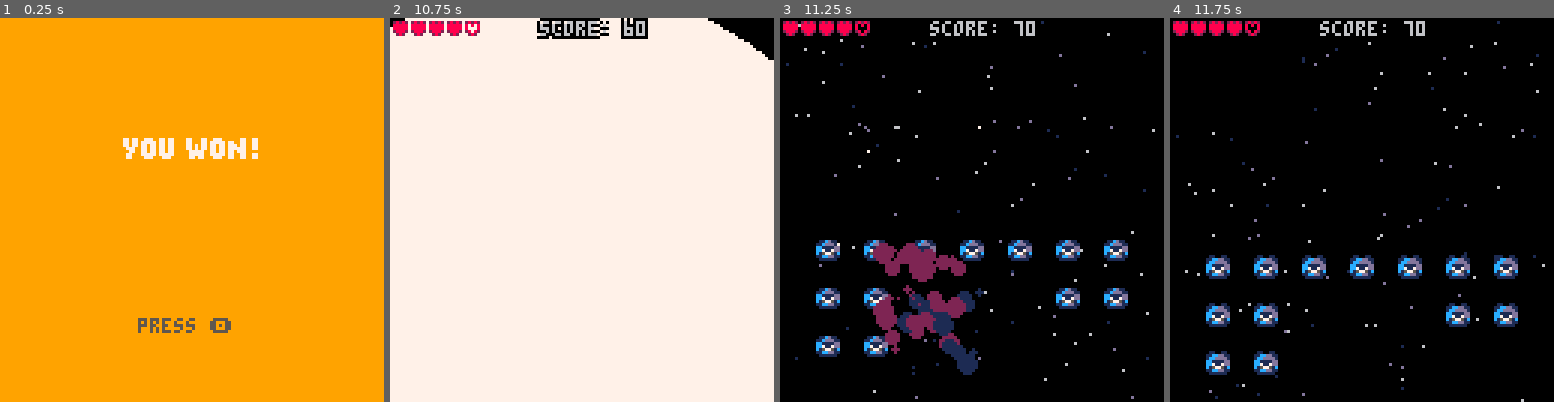
Above: before the commit, frames 1-4 (left to right).
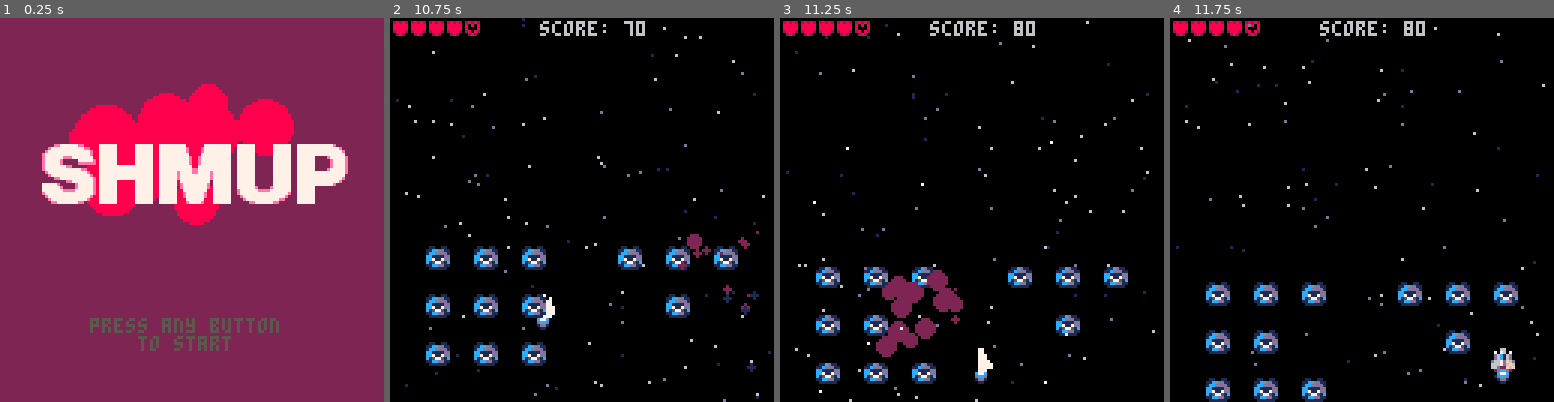
Above: after the commit, the same moments.

Repository: jimmac/pico-shed
Game: PICO-8 cartridge shmup.p8
Two runs of this game, one before a commit and one after it. Both use one fixed random seed, a clock stepped at 60 frames per second and the inputs below.
Inputs:
- Up to frame 1 (0.25 s): no input
- Up to frame 2 (10.75 s): tap X (X key) at 0.33, 1.07, 1.85, 2.97, 4.08, 5.2, 6.32, 7.43, 8.55, 9.67 s; tap O (Z key) at 0.7, 1.7, 2.1, 2.5, 2.9, 3.3, 3.7, 4.1, 4.5, 4.9, 5.3, 5.7, 6.1, 6.5, 6.9, 7.3, 7.7, 8.1, 8.5, 8.9, 9.3, 9.7, 10.1, 10.5 s; hold Right 1.6-2.1 s; hold Up 2.15-2.42 s; hold Right 2.47-3.03 s; hold Left 3.08-3.58 s; hold Down 3.63-3.97 s; hold Right 4.02-4.68 s; hold Up 4.73-5.03 s; hold Left 5.08-5.68 s; hold Down 5.73-6.03 s; hold Right 6.08-6.58 s; hold Right 6.63-7.13 s; hold Up 7.18-7.45 s; hold Right 7.5-8.07 s; hold Left 8.12-8.62 s; hold Down 8.67-9 s; hold Right 9.05-9.72 s; hold Up 9.77-10.07 s; hold Left 10.12-10.72 s
- Up to frame 3 (11.25 s): hold Down 10.77-11.07 s; tap X (X key) at 10.78 s; tap O (Z key) at 10.9 s; hold Right from 11.12 s (still down)
- Up to frame 4 (11.75 s): tap O (Z key) at 11.3, 11.7 s; release Right at 11.62 s

The runs differ from the first frame. In frame 1, 99% of the frame differs, in the area x 0-100%, y 0-100%; in frame 2, 97%; in frame 3, 13%; in frame 4, 10%.

Commit message:
avoid button being help on win/gameover screens

Diff:
--- a/shmup.p8
+++ b/shmup.p8
@@ -10,8 +10,8 @@
  score=0
  blinkt=0
  splat=splat()
-
-	mode="youwin"
+ btnrelease=true
+	mode="start"
 end
 
 function _update60 ()
@@ -409,14 +409,28 @@
 function update_gameover()
  score=0
  pl.lv=5
-	if btnp(🅾️) then
-		mode="start"
+ if btn(❎)==false and btn(🅾️)==false then
+ 	btnrelease=true
+ end
+
+ if btnrelease then
+		if btnp(🅾️) then
+			mode="start"
+			btnrelease=false
+		end
 	end
 end
 
 function update_youwin()
-	if btnp(🅾️) then
-		mode="start"
+ if btn(❎)==false and btn(🅾️)==false then
+ 	btnrelease=true
+ end
+
+ if btnrelease then
+		if btnp(🅾️) then
+			mode="start"
+			btnrelease=false
+		end
 	end
 end
 
